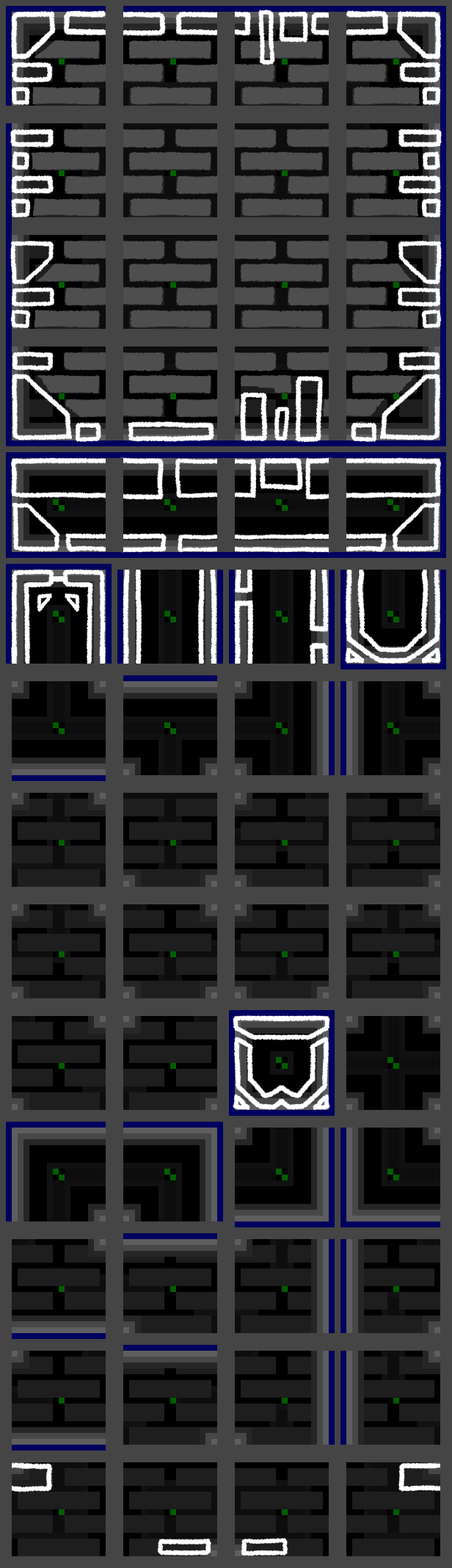
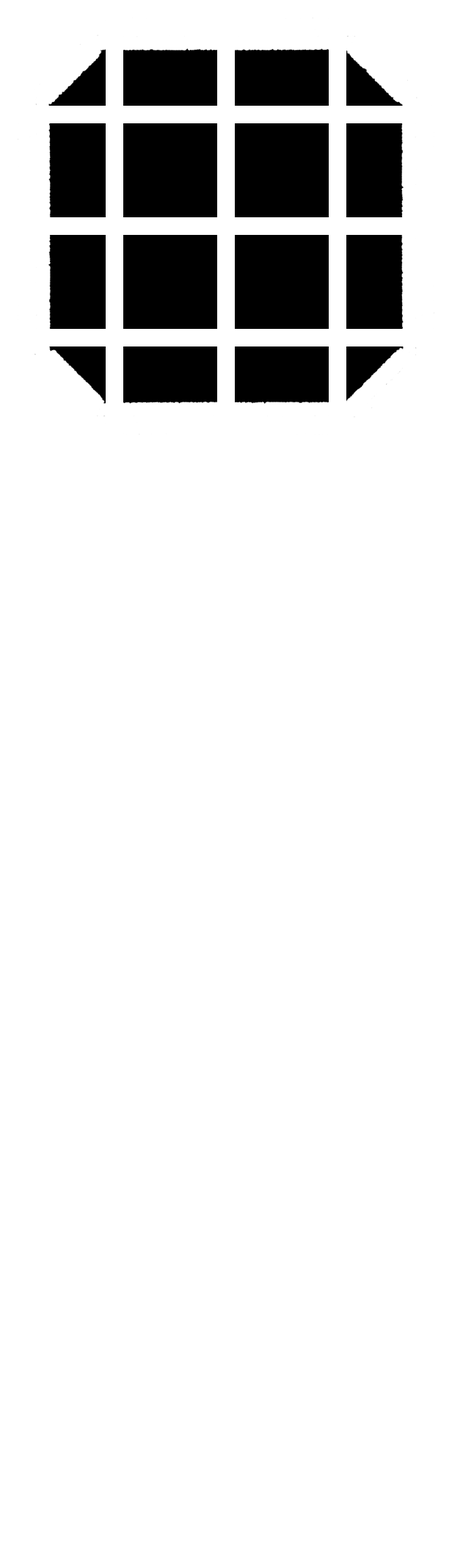
Layer changes from the first 452x1568 image to the second:
added layer "Paint Layer 7" in group "Group 1" over (0, 0, 423, 423)
added layer "Paint Layer 6" in group "Group 1" over (0, 0, 452, 470)
painted on "Paint Layer 3" over (0, 0, 452, 1568)
moved "Paint Layer 2" into group "Group 5", painted on it over (0, 0, 452, 1568)
moved "Paint Layer 4" into group "Group 5", painted on it over (0, 0, 452, 1568)
moved "Background" into group "Group 5", painted on it over (0, 0, 452, 1568)
hid "Copy of Paint Layer 2", painted on it over (0, 0, 452, 1568)